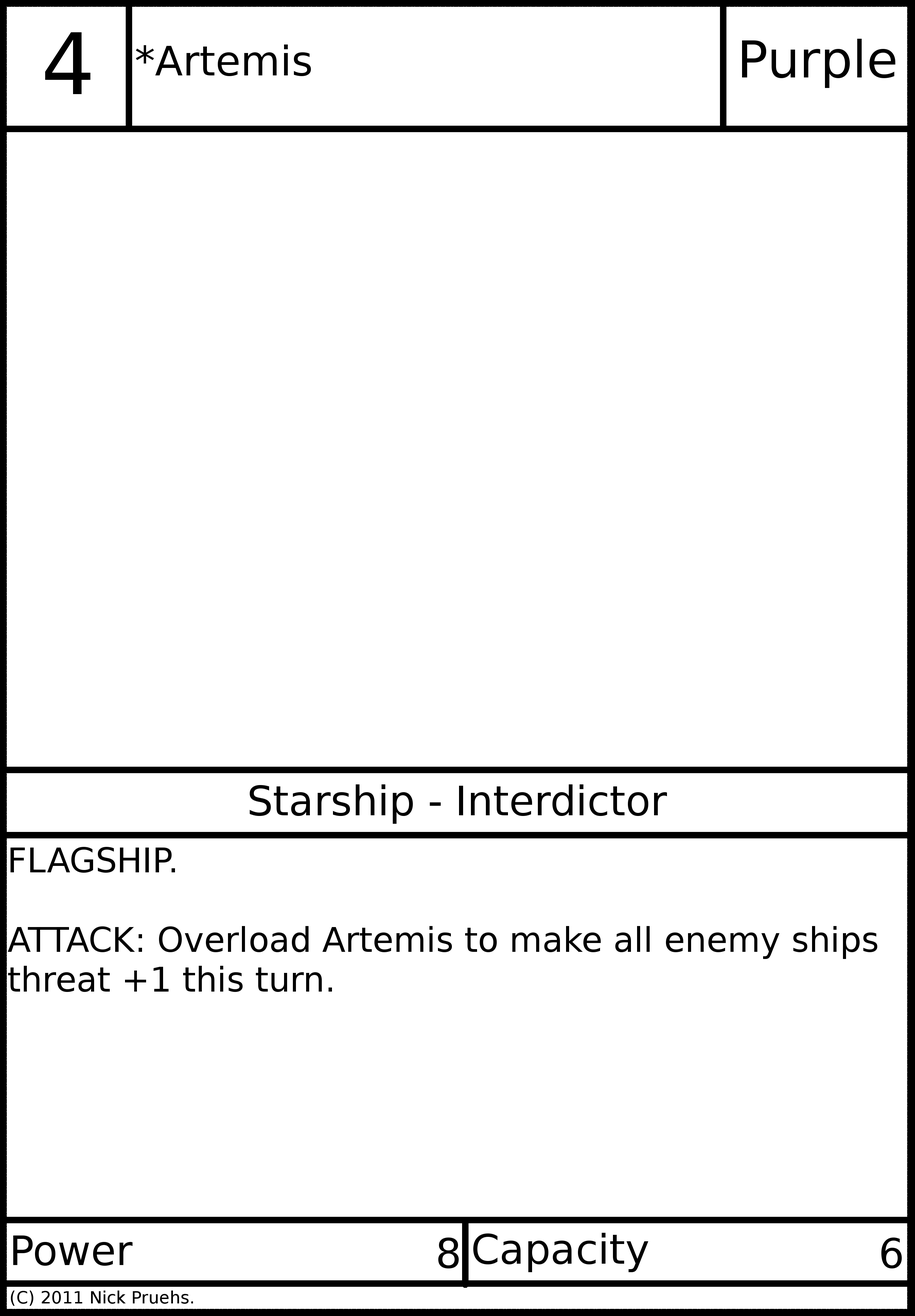
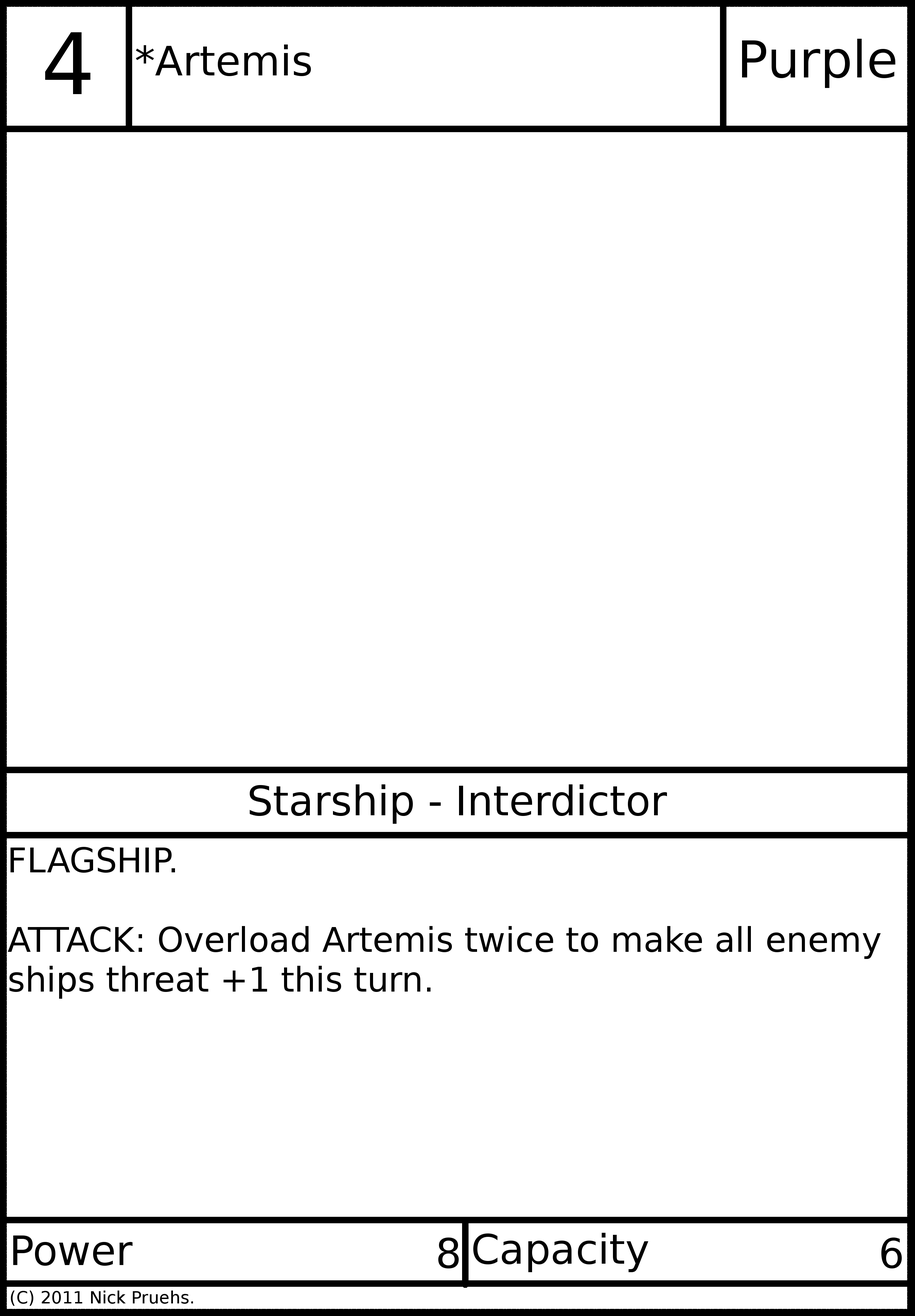
Revision of a layered 915×1316 image; what changed, layer by layer:
painted on "Card Text" over [8, 925, 881, 999]
